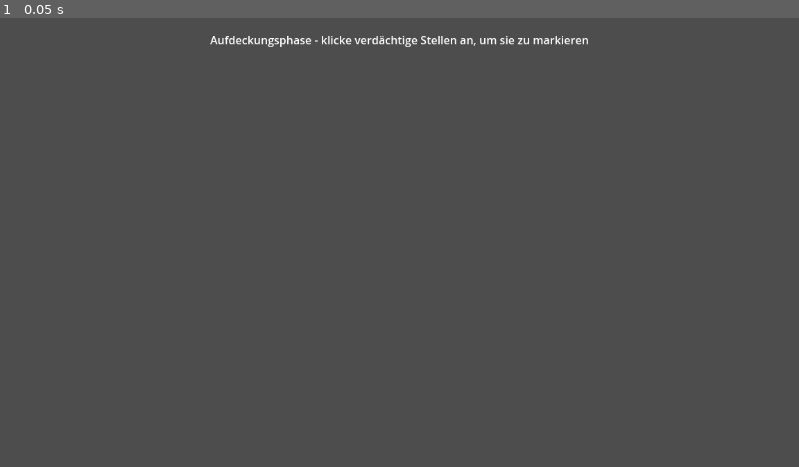
Above: before the commit, frame 1.
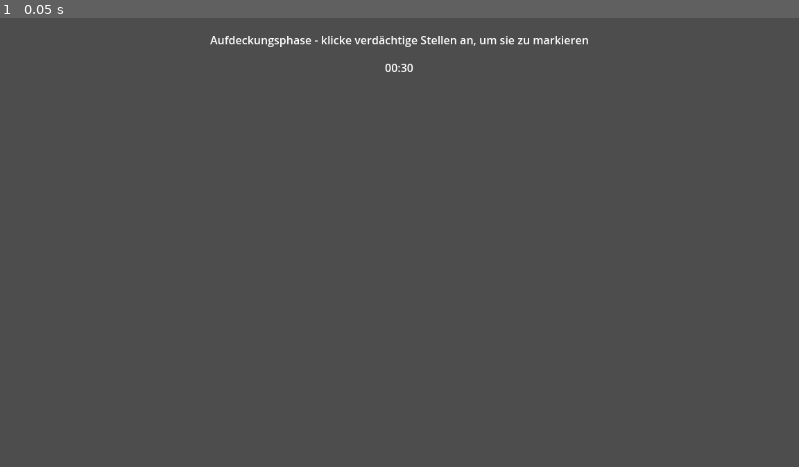
Above: after the commit, the same moment.

Repository: vilunacode/Blueprint-Liars
Game: Godot game, scene res://scenes/reveal/RevealScene.tscn
Two runs of this game, one before a commit and one after it. Both use one fixed random seed, a clock stepped at 60 frames per second and the inputs below. This scene is started directly instead of the project's main scene.
Inputs:
- Up to frame 1 (0.05 s): no input

The runs differ from the first frame. In frame 1, less than 0.1% of the frame differs, in the area x 48-52%, y 10-13%.

Commit message:
Abstimmungsphase (Schritt 10)
Neue Phase VOTING: RevealScene löst nach 30s Timer automatisch den
Übergang aus. VotingScene lässt jeden Spieler genau einen anderen
beschuldigen (eigener Name ausgeschlossen); Host zählt aus, sobald
entweder alle abgestimmt haben oder die 20s ablaufen.

Die Baulügner-Identität (RoleManager.liar_peer_id) wird erst jetzt,
beim Auswertungs-Broadcast, an alle Clients aufgedeckt - vorher kannte
sie nur der Host. Mehrheitsentscheid bei Stimmengleichstand nimmt den
zuerst gezählten Kandidaten (kein Sonderfall für echte Ties).

Co-Authored-By: Claude Opus 4.8 <noreply@anthropic.com>

Diff:
--- a/autoload/GameState.gd
+++ b/autoload/GameState.gd
@@ -3,7 +3,7 @@
 ## Phasen-Statemachine der Runde. Nur der Host wechselt aktiv die Phase;
 ## Clients folgen der autoritativen RPC.
 
-enum Phase { LOBBY, BUILD, REVEAL, STRESSTEST, SCORING }
+enum Phase { LOBBY, BUILD, REVEAL, VOTING, STRESSTEST, SCORING }
 
 signal phase_changed(new_phase: Phase)
 
@@ -41,3 +41,9 @@
 	if not multiplayer.is_server():
 		return
 	_set_phase.rpc(Phase.REVEAL)
+
+
+func request_voting() -> void:
+	if not multiplayer.is_server():
+		return
+	_set_phase.rpc(Phase.VOTING)
--- a/scenes/main/Main.gd
+++ b/scenes/main/Main.gd
@@ -3,6 +3,7 @@
 const LOBBY_SCENE := preload("res://scenes/lobby/Lobby.tscn")
 const BUILD_ARENA_SCENE := preload("res://scenes/build/BuildArena.tscn")
 const REVEAL_SCENE := preload("res://scenes/reveal/RevealScene.tscn")
+const VOTING_SCENE := preload("res://scenes/voting/VotingScene.tscn")
 
 @onready var current_scene_holder: Node = $CurrentScene
 
@@ -20,6 +21,8 @@
 			_show_scene(BUILD_ARENA_SCENE)
 		GameState.Phase.REVEAL:
 			_show_scene(REVEAL_SCENE)
+		GameState.Phase.VOTING:
+			_show_scene(VOTING_SCENE)
 		GameState.Phase.STRESSTEST, GameState.Phase.SCORING:
 			pass  # folgt in Schritt 12+ (StresstestRig, Scoring-UI)
 
--- a/scenes/reveal/RevealScene.gd
+++ b/scenes/reveal/RevealScene.gd
@@ -6,22 +6,41 @@
 
 const SLOT_SCENE := preload("res://scenes/build/Slot.tscn")
 const ORBIT_SPEED_DEGREES := 12.0
+const REVEAL_DURATION_SECONDS := 30.0
 
 @onready var slots_container: Node3D = $Slots
 @onready var camera_pivot: Node3D = $CameraPivot
 @onready var info_label: Label = $UI/InfoLabel
+@onready var time_label: Label = $UI/TimeLabel
 
 var slots_by_id: Dictionary = {}  # StringName -> Slot-Node
+var remaining_time: float = REVEAL_DURATION_SECONDS
 
 
 func _ready() -> void:
 	get_viewport().physics_object_picking = true
 	info_label.text = "Aufdeckungsphase - klicke verdächtige Stellen an, um sie zu markieren"
 	_spawn_result_slots()
+	remaining_time = REVEAL_DURATION_SECONDS
+	_update_time_label()
 
 
 func _process(delta: float) -> void:
 	camera_pivot.rotate_y(deg_to_rad(ORBIT_SPEED_DEGREES) * delta)
+	if remaining_time <= 0.0:
+		return
+	remaining_time = max(0.0, remaining_time - delta)
+	_update_time_label()
+	if remaining_time <= 0.0 and multiplayer.is_server():
+		GameState.request_voting()
+
+
+func _update_time_label() -> void:
+	if remaining_time <= 0.0:
+		time_label.text = "Zeit für Abstimmung!"
+		return
+	var total_seconds := int(ceil(remaining_time))
+	time_label.text = "%02d:%02d" % [total_seconds / 60, total_seconds % 60]
 
 
 func _spawn_result_slots() -> void:
--- a/scenes/reveal/RevealScene.tscn
+++ b/scenes/reveal/RevealScene.tscn
@@ -30,3 +30,14 @@
 offset_bottom = 60.0
 horizontal_alignment = 1
 text = "Aufdeckungsphase"
+
+[node name="TimeLabel" type="Label" parent="UI"]
+layout_mode = 3
+anchors_preset = 10
+anchor_right = 1.0
+offset_left = 20.0
+offset_top = 60.0
+offset_right = -20.0
+offset_bottom = 90.0
+horizontal_alignment = 1
+text = "00:30"
--- /dev/null
+++ b/scenes/voting/VotingScene.gd
@@ -0,0 +1,122 @@
+extends Control
+
+## Jeder Spieler beschuldigt genau einen anderen Spieler. Der Host zählt aus,
+## sobald entweder alle abgestimmt haben oder die Zeit abläuft, und deckt dann
+## für alle sichtbar auf, wer wirklich der Baulügner war.
+
+const VOTE_DURATION_SECONDS := 20.0
+
+@onready var candidates_container: VBoxContainer = $VBoxContainer/CandidatesContainer
+@onready var time_label: Label = $VBoxContainer/TimeLabel
+@onready var result_label: Label = $VBoxContainer/ResultLabel
+@onready var back_button: Button = $VBoxContainer/BackButton
+
+var remaining_time: float = VOTE_DURATION_SECONDS
+var has_voted: bool = false
+var vote_resolved: bool = false
+var votes: Dictionary = {}  # peer_id (Wähler) -> peer_id (Beschuldigter), Host-autoritativ
+
+
+func _ready() -> void:
+	back_button.pressed.connect(_on_back_pressed)
+	back_button.visible = false
+	result_label.text = ""
+	remaining_time = VOTE_DURATION_SECONDS
+	_update_time_label()
+	_build_candidate_buttons()
+
+
+func _process(delta: float) -> void:
+	if vote_resolved or remaining_time <= 0.0:
+		return
+	remaining_time = max(0.0, remaining_time - delta)
+	_update_time_label()
+	if remaining_time <= 0.0 and multiplayer.is_server():
+		_resolve_votes()
+
+
+func _update_time_label() -> void:
+	if remaining_time <= 0.0:
+		time_label.text = "Zeit abgelaufen!"
+		return
+	time_label.text = "Zeit für Abstimmung: %d s" % int(ceil(remaining_time))
+
+
+func _build_candidate_buttons() -> void:
+	var my_id := multiplayer.get_unique_id()
+	for peer_id in NetworkManager.players.keys():
+		if peer_id == my_id:
+			continue
+		var info: Dictionary = NetworkManager.players[peer_id]
+		var button := Button.new()
+		button.text = "Beschuldige %s" % info.get("name", "???")
+		button.pressed.connect(_on_accuse_pressed.bind(peer_id))
+		candidates_container.add_child(button)
+
+
+func _on_accuse_pressed(accused_peer_id: int) -> void:
+	if has_voted:
+		return
+	has_voted = true
+	for child in candidates_container.get_children():
+		child.disabled = true
+
+	if multiplayer.is_server():
+		# Host ruft sich selbst direkt auf statt per rpc_id (Self-Targeting
+		# ohne "call_local" würde sonst nicht auslösen, siehe RoleManager).
+		_handle_vote(multiplayer.get_unique_id(), accused_peer_id)
+	else:
+		_cast_vote.rpc_id(1, accused_peer_id)
+
+
+@rpc("any_peer", "reliable")
+func _cast_vote(accused_peer_id: int) -> void:
+	if not multiplayer.is_server():
+		return
+	_handle_vote(multiplayer.get_remote_sender_id(), accused_peer_id)
+
+
+func _handle_vote(voter_id: int, accused_peer_id: int) -> void:
+	votes[voter_id] = accused_peer_id
+	if votes.size() >= NetworkManager.players.size():
+		_resolve_votes()
+
+
+func _resolve_votes() -> void:
+	if vote_resolved:
+		return
+	vote_resolved = true
+	var tally: Dictionary = {}  # accused_peer_id -> Stimmenzahl
+	for voter_id in votes.keys():
+		var accused: int = votes[voter_id]
+		tally[accused] = tally.get(accused, 0) + 1
+
+	var accused_peer_id := -1
+	var best_count := -1
+	for candidate_id in tally.keys():
+		if tally[candidate_id] > best_count:
+			best_count = tally[candidate_id]
+			accused_peer_id = candidate_id
+
+	_broadcast_result.rpc(accused_peer_id, RoleManager.liar_peer_id)
+
+
+@rpc("authority", "call_local", "reliable")
+func _broadcast_result(accused_peer_id: int, liar_peer_id: int) -> void:
+	vote_resolved = true
+	back_button.visible = multiplayer.is_server()
+
+	var accused_name := "niemanden (keine Stimmen)"
+	if NetworkManager.players.has(accused_peer_id):
+		accused_name = NetworkManager.players[accused_peer_id].get("name", "???")
+	var liar_name := "?"
+	if NetworkManager.players.has(liar_peer_id):
+		liar_name = NetworkManager.players[liar_peer_id].get("name", "???")
+
+	var correct := accused_peer_id == liar_peer_id
+	var verdict := "Richtig erwischt!" if correct else "Falsch geraten!"
+	result_label.text = "Ihr habt beschuldigt: %s\n%s\nDer Baulügner war: %s" % [accused_name, verdict, liar_name]
+
+
+func _on_back_pressed() -> void:
+	GameState.request_return_to_lobby()
--- /dev/null
+++ b/scenes/voting/VotingScene.tscn
@@ -0,0 +1,43 @@
+[gd_scene load_steps=2 format=3]
+
+[ext_resource type="Script" path="res://scenes/voting/VotingScene.gd" id="1"]
+
+[node name="VotingScene" type="Control"]
+layout_mode = 3
+anchors_preset = 15
+anchor_right = 1.0
+anchor_bottom = 1.0
+grow_horizontal = 2
+grow_vertical = 2
+script = ExtResource("1")
+
+[node name="VBoxContainer" type="VBoxContainer" parent="."]
+layout_mode = 1
+anchors_preset = 8
+anchor_left = 0.5
+anchor_top = 0.5
+anchor_right = 0.5
+anchor_bottom = 0.5
+offset_left = -200.0
+offset_top = -220.0
+offset_right = 200.0
+offset_bottom = 220.0
+grow_horizontal = 2
+grow_vertical = 2
+
+[node name="TimeLabel" type="Label" parent="VBoxContainer"]
+layout_mode = 2
+text = "Zeit für Abstimmung: 20 s"
+horizontal_alignment = 1
+
+[node name="CandidatesContainer" type="VBoxContainer" parent="VBoxContainer"]
+layout_mode = 2
+
+[node name="ResultLabel" type="Label" parent="VBoxContainer"]
+layout_mode = 2
+autowrap_mode = 2
+horizontal_alignment = 1
+
+[node name="BackButton" type="Button" parent="VBoxContainer"]
+layout_mode = 2
+text = "Zurück zur Lobby (nur Host)"
